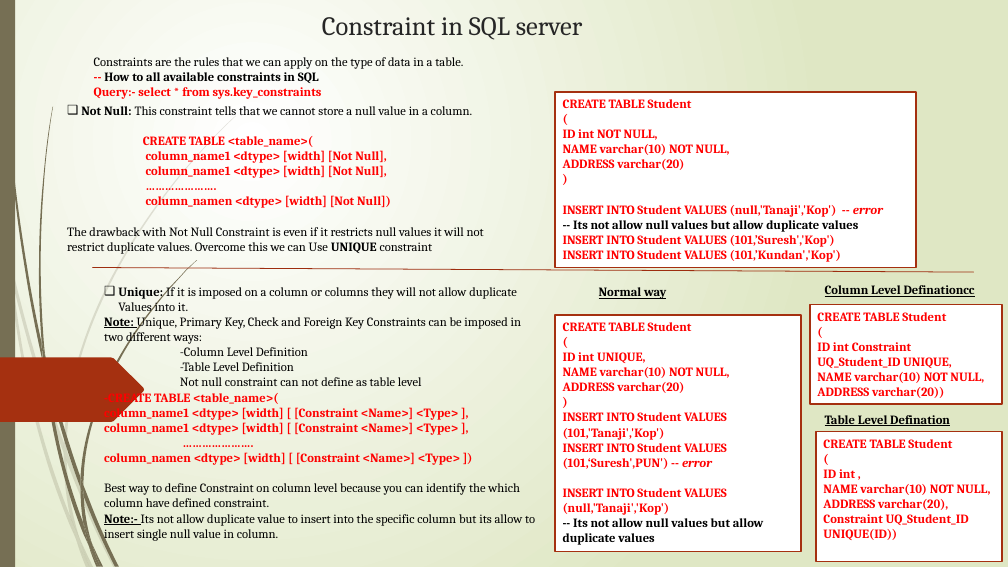
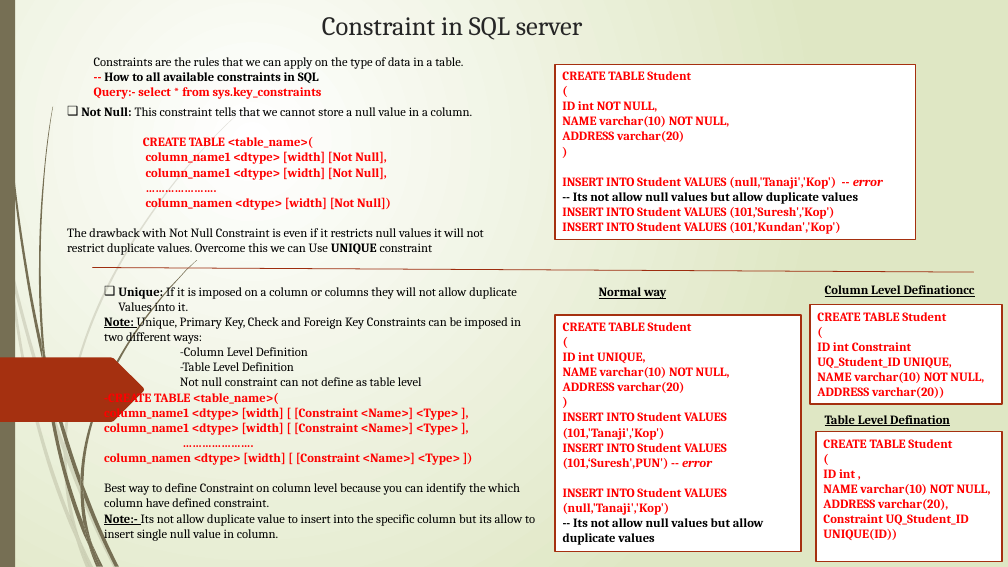
Before and after one commit to tanajisulagave/SQL-Server, a slide deck: slide 9 of SQL Server/SQL_PPT.pptx. Drawn at 1008x567 pixels with LibreOffice and Linux fonts; fonts in the diff are those of the drawing. Boxes give left, top, right and bottom in pixels: in the first picture for what was removed or moved away, otherwise in the second. Text is boxed around its words. In the diff, an @@ line names an element or a change of style, - is before the commit and + after.

```diff
--- a/SQL Server/SQL_PPT.pptx
+++ b/SQL Server/SQL_PPT.pptx
@@ rectangle "CREATE TABLE Student" moved from (x1=555, y1=92, x2=916, y2=268) to (x1=555, y1=64, x2=916, y2=240) @@
```
Also in this commit, not shown: 6 other slides changed, 3 slides added.
